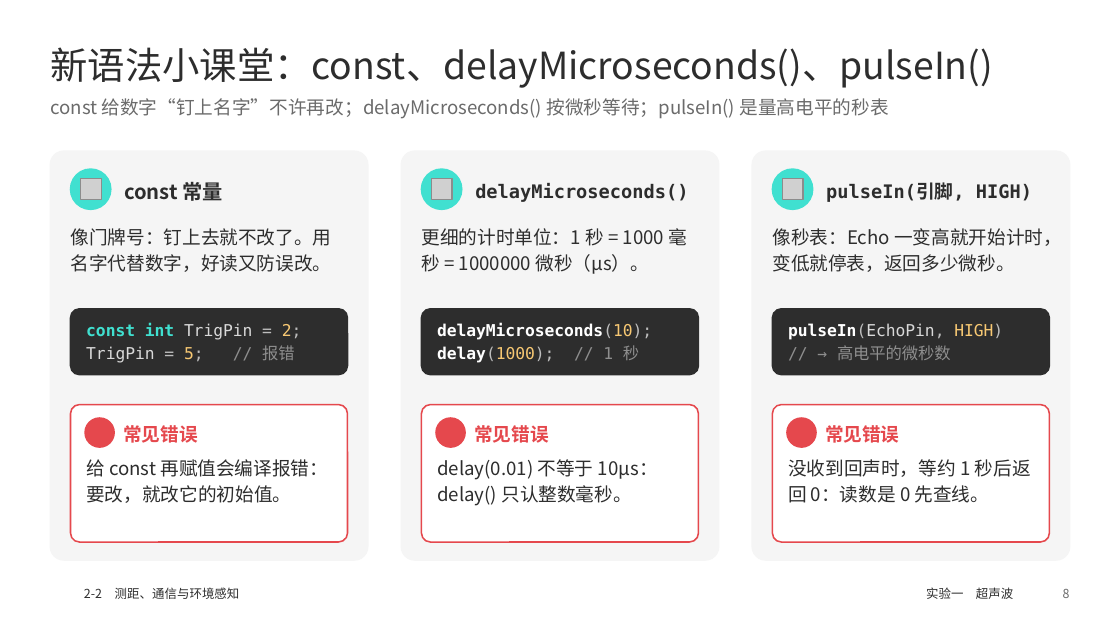
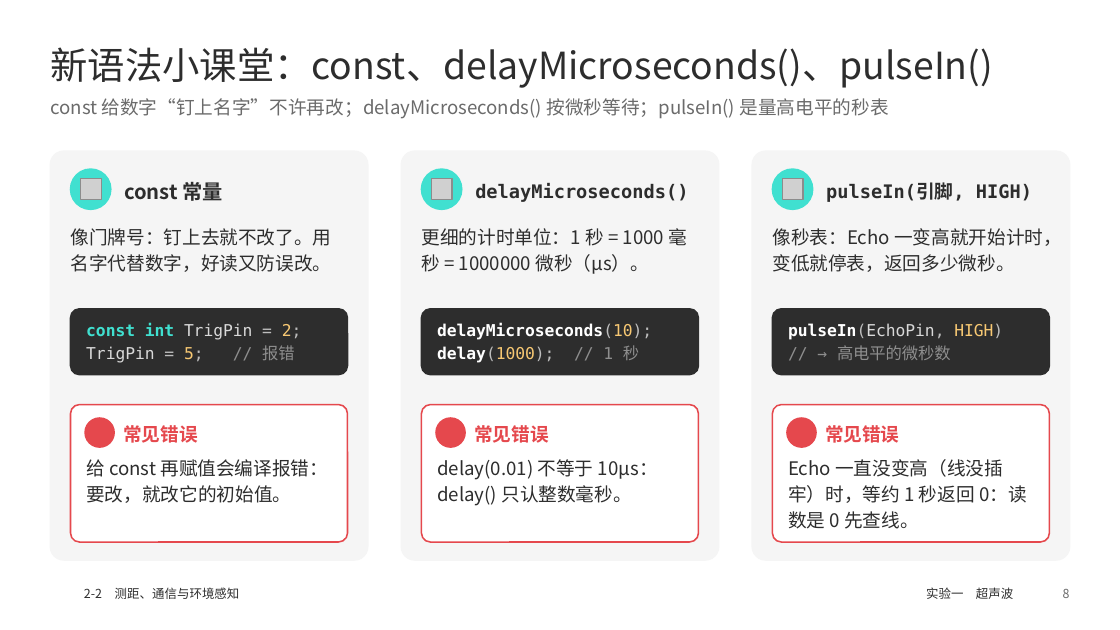
Before and after one commit to memoryzm214/Ericzm214, a slide deck: slide 8 of arduino-ppt/output/2-2_超声波_串口舵机_红外避障_温湿度.pptx. Drawn at 1120x630 pixels with LibreOffice and Linux fonts; fonts in the diff are those of the drawing; grey boxes stand for pictures; background and template pictures are left out. Boxes give left, top, right and bottom in pixels: in the first picture for what was removed or moved away, otherwise in the second. Text is boxed around its words. In the diff, an @@ line names an element or a change of style, - is before the commit and + after.

```diff
--- a/arduino-ppt/output/2-2_超声波_串口舵机_红外避障_温湿度.pptx
+++ b/arduino-ppt/output/2-2_超声波_串口舵机_红外避障_温湿度.pptx
@@ text at (788,459,1027,529): text changed @@
-没收到回声时，等约 1 秒后返回 0：读数是 0 先查线。
+Echo 一直没变高（线没插牢）时，等约 1 秒返回 0：读数是 0 先查线。
```
Also in this commit, not shown: 2 other slides changed, 14 other files.
